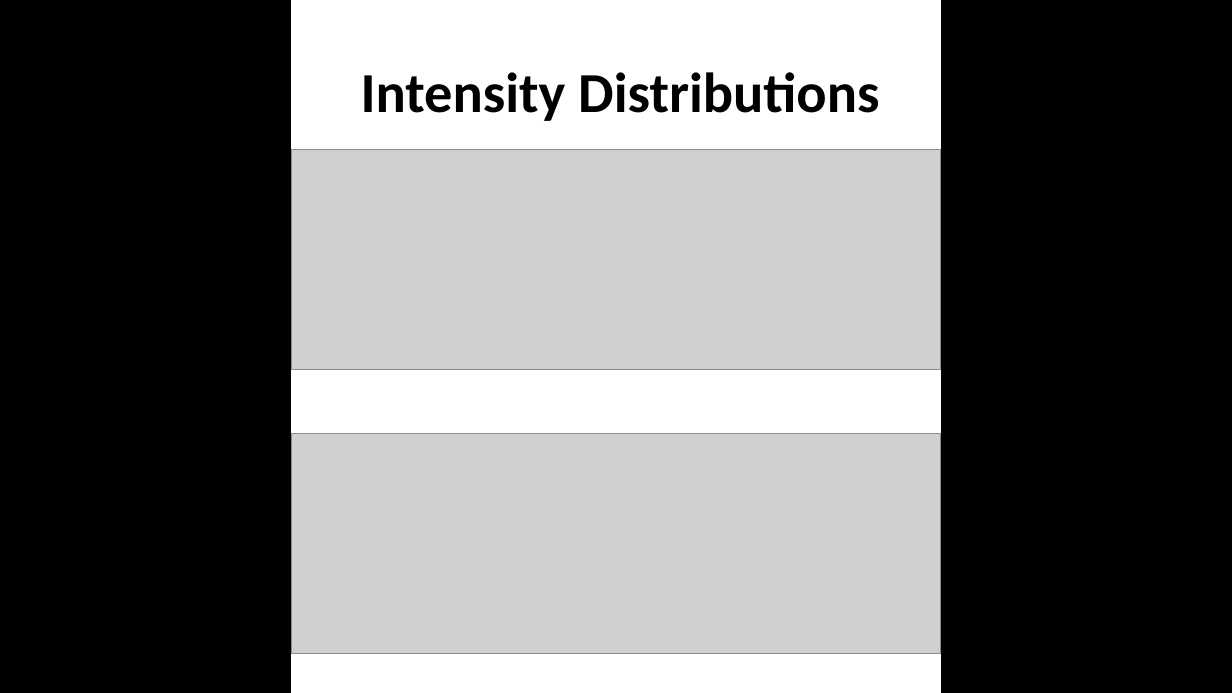
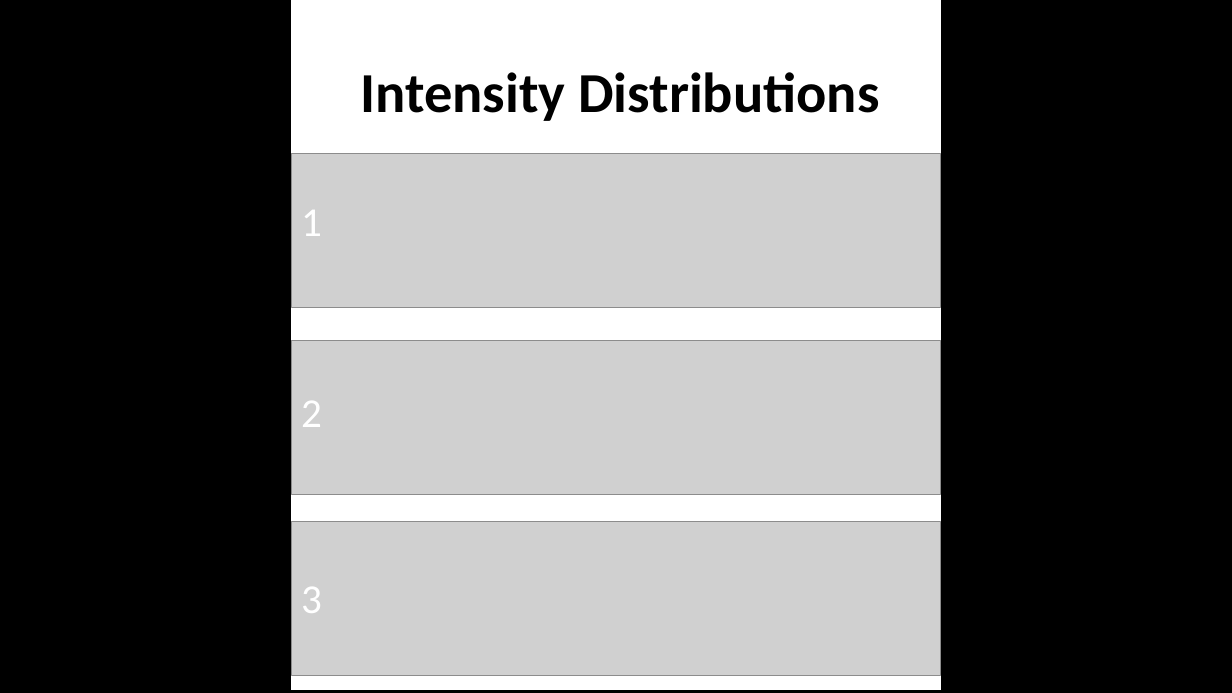
Before and after one commit to GameLabGraz/Maroon, a slide deck: slide 6 of images/lectures.pptx. Drawn at 1232x693 pixels with LibreOffice and Linux fonts; fonts in the diff are those of the drawing; grey boxes stand for pictures. Boxes give left, top, right and bottom in pixels: in the first picture for what was removed or moved away, otherwise in the second. Text is boxed around its words. In the diff, an @@ line names an element or a change of style, - is before the commit and + after.

```diff
--- a/images/lectures.pptx
+++ b/images/lectures.pptx
@@ rectangle: place and size @@
-rectangle at bbox=[292, 0, 941, 693]
+rectangle at bbox=[292, 0, 941, 689]
@@ picture: place and size @@
-picture at bbox=[292, 150, 941, 370]
+picture at bbox=[292, 153, 941, 308]
@@ text added at bbox=[301, 210, 322, 236], 32 pt, text #FFFFFF @@
+1
@@ picture: place and size @@
-picture at bbox=[292, 433, 941, 653]
+picture at bbox=[292, 340, 941, 494]
@@ text added at bbox=[301, 401, 322, 427], 32 pt, text #FFFFFF @@
+2
@@ picture added at bbox=[292, 521, 941, 676] @@
@@ text added at bbox=[301, 587, 322, 613], 32 pt, text #FFFFFF @@
+3
```
Also in this commit, not shown: 12 other files.
